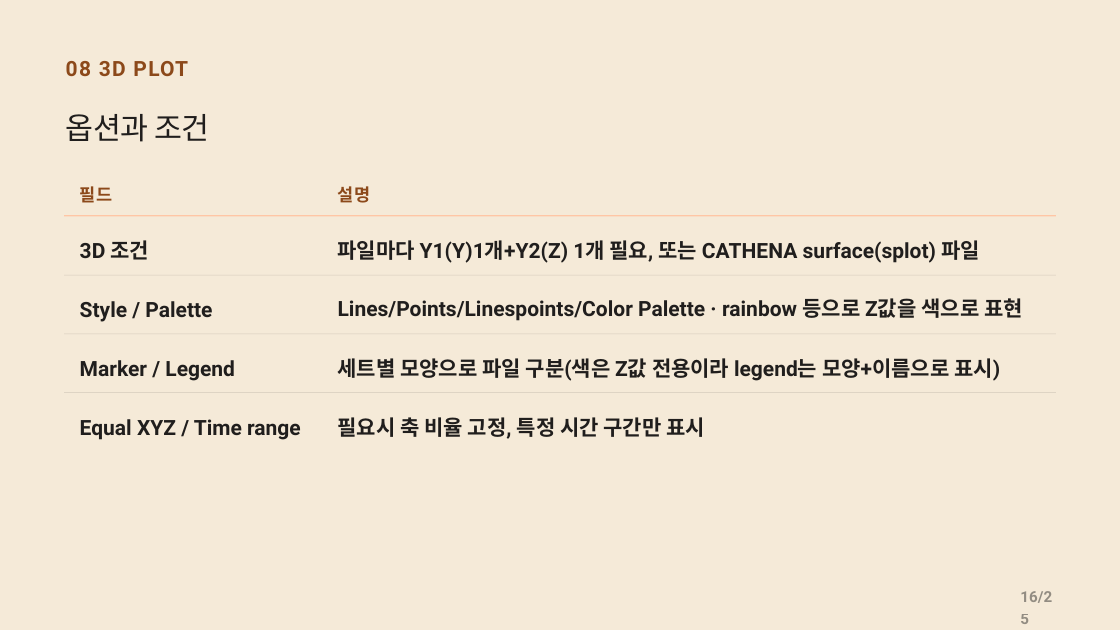
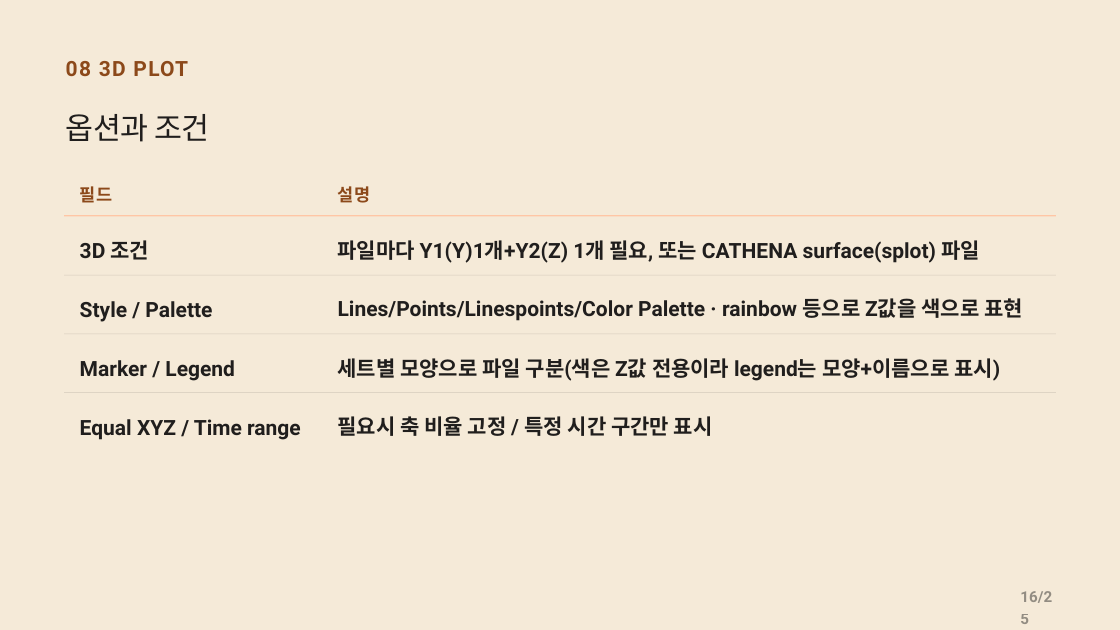
Before and after one commit to CWKIM113/CathPlot_Pub, a slide deck: slide 16 of CathPlot_발표.pptx. Drawn at 1120x630 pixels with LibreOffice and Linux fonts; fonts in the diff are those of the drawing. Boxes give left, top, right and bottom in pixels: in the first picture for what was removed or moved away, otherwise in the second. Text is boxed around its words. In the diff, an @@ line names an element or a change of style, - is before the commit and + after.

```diff
--- a/CathPlot_발표.pptx
+++ b/CathPlot_발표.pptx
@@ text at <box>338,416,713,436</box>: text changed @@
-필요시 축 비율 고정, 특정 시간 구간만 표시
+필요시 축 비율 고정 / 특정 시간 구간만 표시
```
Also in this commit, not shown: 7 other slides changed, 2 other files.
